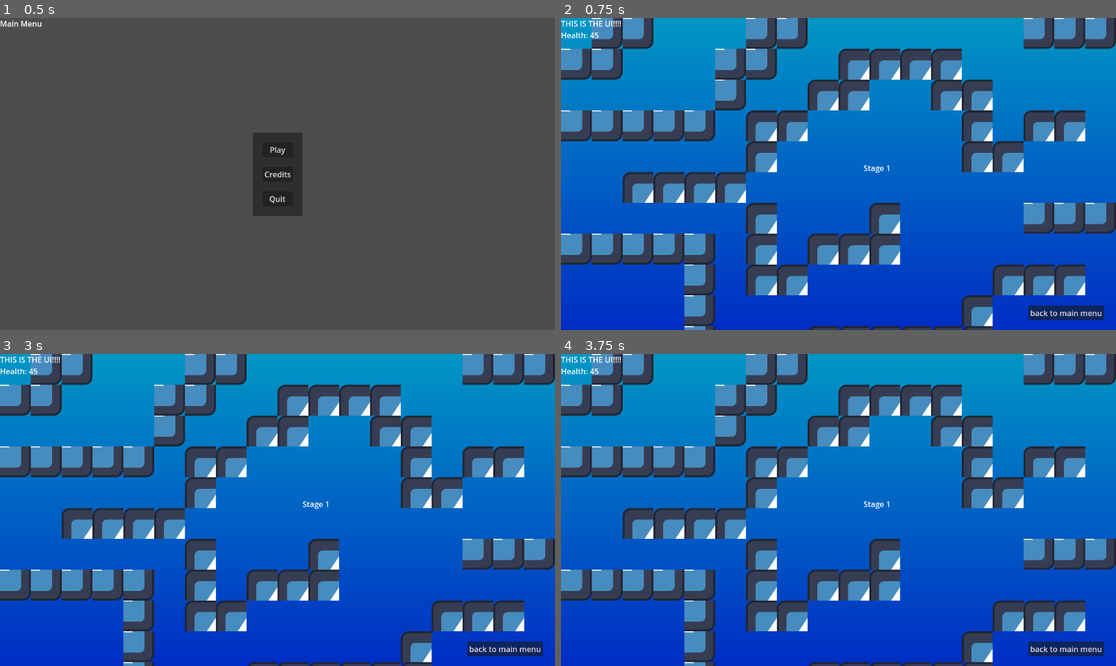
Above: before the commit, frames 1-4 (two rows, left to right).
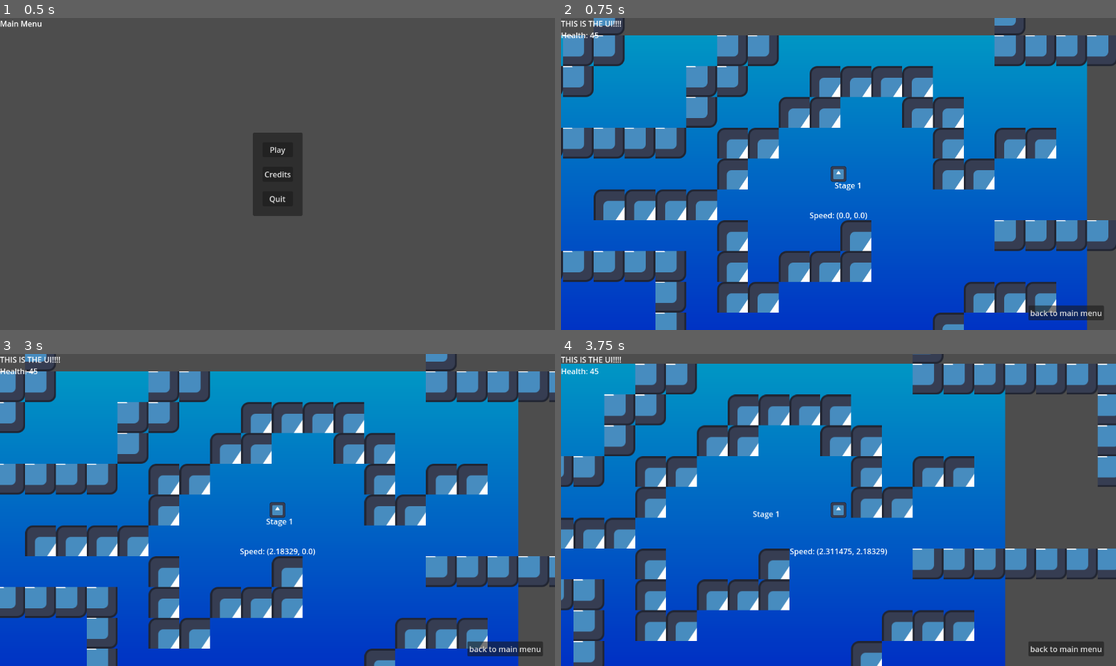
Above: after the commit, the same moments.

Repository: artmouse155/claw_or_nothing
Game: Godot game, scene res://Scenes/main.tscn
Two runs of this game, one before a commit and one after it. Both use one fixed random seed, a clock stepped at 60 frames per second and the inputs below. The engine's default icon, where the game draws it, is replaced by a stand-in: a white triangle on a blue panel in a dark square.
Inputs:
- Up to frame 1 (0.5 s): no input
- Up to frame 2 (0.75 s): click "Play" at 0.5 s
- Up to frame 3 (3 s): click "back to main menu" at 1.25 s; click "Play" at 2 s; tap Enter at 2.75 s; hold D (right, bound only after the commit) from 2.78 s (still down)
- Up to frame 4 (3.75 s): release D (right, bound only after the commit) at 3.53 s; hold S (down, bound only after the commit) from 3.53 s (still down)

Frame 1 is identical in both runs. In frame 2, 54% of the frame differs, in the area x 0-100%, y 0-100%; in frame 3, 55%; in frame 4, 62%.

Commit message:
Added a player controller
Added a player controller. Can't figure out how to make him bounce off the walls through.

Diff:
--- a/Scenes/Levels/stage_1.tscn
+++ b/Scenes/Levels/stage_1.tscn
@@ -1,7 +1,8 @@
-[gd_scene load_steps=7 format=4 uid="uid://cetlw0uaosmto"]
+[gd_scene load_steps=8 format=4 uid="uid://cetlw0uaosmto"]
 
-[ext_resource type="Script" path="res://Scripts/stage_1.gd" id="1_k66e7"]
+[ext_resource type="Script" path="res://Scripts/Levels/stage_1.gd" id="1_k66e7"]
 [ext_resource type="Texture2D" uid="uid://d24cly6dabh4t" path="res://Assets/icon.svg" id="2_y38gy"]
+[ext_resource type="PackedScene" uid="uid://gwuke0kpnb6q" path="res://Scenes/player_controller.tscn" id="3_it5ne"]
 
 [sub_resource type="Gradient" id="Gradient_rhfen"]
 colors = PackedColorArray(0, 0.179667, 0.77, 1, 0, 0.590333, 0.77, 1)
@@ -14,72 +15,17 @@
 texture = ExtResource("2_y38gy")
 texture_region_size = Vector2i(64, 64)
 0:0/0 = 0
+0:0/0/physics_layer_0/polygon_0/points = PackedVector2Array(-32, -32, 32, -32, 32, 32, -32, 32)
 1:0/0 = 0
-2:0/0 = 0
-3:0/0 = 0
-4:0/0 = 0
-5:0/0 = 0
-6:0/0 = 0
-7:0/0 = 0
+1:0/0/physics_layer_0/polygon_0/points = PackedVector2Array(-32, -32, 32, -32, 32, 32, -32, 32)
 0:1/0 = 0
+0:1/0/physics_layer_0/polygon_0/points = PackedVector2Array(-32, -32, 32, -32, 32, 32, -32, 32)
 1:1/0 = 0
-2:1/0 = 0
-3:1/0 = 0
-4:1/0 = 0
-5:1/0 = 0
-6:1/0 = 0
-7:1/0 = 0
-0:2/0 = 0
-1:2/0 = 0
-2:2/0 = 0
-3:2/0 = 0
-4:2/0 = 0
-5:2/0 = 0
-6:2/0 = 0
-7:2/0 = 0
-0:3/0 = 0
-1:3/0 = 0
-2:3/0 = 0
-3:3/0 = 0
-4:3/0 = 0
-5:3/0 = 0
-6:3/0 = 0
-7:3/0 = 0
-0:4/0 = 0
-1:4/0 = 0
-2:4/0 = 0
-3:4/0 = 0
-4:4/0 = 0
-5:4/0 = 0
-6:4/0 = 0
-7:4/0 = 0
-0:5/0 = 0
-1:5/0 = 0
-2:5/0 = 0
-3:5/0 = 0
-4:5/0 = 0
-5:5/0 = 0
-6:5/0 = 0
-7:5/0 = 0
-0:6/0 = 0
-1:6/0 = 0
-2:6/0 = 0
-3:6/0 = 0
-4:6/0 = 0
-5:6/0 = 0
-6:6/0 = 0
-7:6/0 = 0
-0:7/0 = 0
-1:7/0 = 0
-2:7/0 = 0
-3:7/0 = 0
-4:7/0 = 0
-5:7/0 = 0
-6:7/0 = 0
-7:7/0 = 0
+1:1/0/physics_layer_0/polygon_0/points = PackedVector2Array(-32, -32, 32, -32, 32, 32, -32, 32)
 
 [sub_resource type="TileSet" id="TileSet_euoc6"]
 tile_size = Vector2i(64, 64)
+physics_layer_0/collision_layer = 1
 sources/1 = SubResource("TileSetAtlasSource_1jvw3")
 
 [node name="Stage1" type="Control"]
@@ -111,3 +57,6 @@
 [node name="Tiles" type="TileMapLayer" parent="."]
 tile_map_data = PackedByteArray("AAACAAUAAQAAAAAAAAADAAUAAQAAAAAAAAAEAAUAAQAAAAAAAAAFAAUAAQAAAAAAAAAGAAYAAQAAAAAAAAAGAA …(1472 unchanged characters)…
 tile_set = SubResource("TileSet_euoc6")
+
+[node name="PlayerController" parent="." instance=ExtResource("3_it5ne")]
+position = Vector2(636, 288)
--- /dev/null
+++ b/Scenes/player_controller.tscn
@@ -0,0 +1,38 @@
+[gd_scene load_steps=5 format=3 uid="uid://gwuke0kpnb6q"]
+
+[ext_resource type="Texture2D" uid="uid://d24cly6dabh4t" path="res://Assets/icon.svg" id="1_ywgn7"]
+[ext_resource type="Script" path="res://Scripts/player_controller.gd" id="2_o1sq8"]
+
+[sub_resource type="PhysicsMaterial" id="PhysicsMaterial_pfuji"]
+friction = 0.0
+bounce = 1.0
+
+[sub_resource type="RectangleShape2D" id="RectangleShape2D_2a4jk"]
+size = Vector2(32, 32)
+
+[node name="PlayerController" type="RigidBody2D"]
+physics_material_override = SubResource("PhysicsMaterial_pfuji")
+gravity_scale = 0.0
+lock_rotation = true
+script = ExtResource("2_o1sq8")
+
+[node name="CollisionShape2D" type="CollisionShape2D" parent="."]
+shape = SubResource("RectangleShape2D_2a4jk")
+
+[node name="Sprite2D" type="Sprite2D" parent="."]
+scale = Vector2(0.25, 0.25)
+texture = ExtResource("1_ywgn7")
+
+[node name="Label" type="Label" parent="."]
+anchors_preset = 5
+anchor_left = 0.5
+anchor_right = 0.5
+offset_left = -33.0
+offset_top = 74.0
+offset_right = 33.0
+offset_bottom = 97.0
+grow_horizontal = 2
+text = "SPEED: 0"
+horizontal_alignment = 1
+
+[node name="Camera2D" type="Camera2D" parent="."]
--- /dev/null
+++ b/Scripts/player_controller.gd
@@ -0,0 +1,22 @@
+extends RigidBody2D
+
+const THRUST = 15
+const WATER_RESISTANCE = 3
+var velocity = Vector2.ZERO
+
+func _input(event):
+	pass
+
+func _physics_process(delta):
+	var a = Input.is_action_pressed
+	if a.call("left"):
+		velocity += (Vector2.LEFT * THRUST * delta)
+	if a.call("right"):
+		velocity += (Vector2.RIGHT * THRUST * delta)
+	if a.call("up"):
+		velocity += (Vector2.UP * THRUST * delta)
+	if a.call("down"):
+		velocity += (Vector2.DOWN * THRUST * delta)
+	velocity *= 1 - (WATER_RESISTANCE * delta)
+	move_and_collide(velocity)
+	$Label.text = "Speed: " + str(velocity)
--- a/project.godot
+++ b/project.godot
@@ -39,3 +39,27 @@
 "events": [Object(InputEventKey,"resource_local_to_scene":false,"resource_name":"","device":-1,"window_id":0,"alt_press …(195 unchanged characters)…
 ]
 }
+left={
+"deadzone": 0.5,
+"events": [Object(InputEventKey,"resource_local_to_scene":false,"resource_name":"","device":-1,"window_id":0,"alt_pressed":false,"shift_pressed":false,"ctrl_pressed":false,"meta_pressed":false,"pressed":false,"keycode":0,"physical_keycode":65,"key_label":0,"unicode":97,"location":0,"echo":false,"script":null)
+, Object(InputEventKey,"resource_local_to_scene":false,"resource_name":"","device":-1,"window_id":0,"alt_pressed":false,"shift_pressed":false,"ctrl_pressed":false,"meta_pressed":false,"pressed":false,"keycode":0,"physical_keycode":4194319,"key_label":0,"unicode":0,"location":0,"echo":false,"script":null)
+]
+}
+right={
+"deadzone": 0.5,
+"events": [Object(InputEventKey,"resource_local_to_scene":false,"resource_name":"","device":-1,"window_id":0,"alt_pressed":false,"shift_pressed":false,"ctrl_pressed":false,"meta_pressed":false,"pressed":false,"keycode":0,"physical_keycode":68,"key_label":0,"unicode":100,"location":0,"echo":false,"script":null)
+, Object(InputEventKey,"resource_local_to_scene":false,"resource_name":"","device":-1,"window_id":0,"alt_pressed":false,"shift_pressed":false,"ctrl_pressed":false,"meta_pressed":false,"pressed":false,"keycode":0,"physical_keycode":4194321,"key_label":0,"unicode":0,"location":0,"echo":false,"script":null)
+]
+}
+up={
+"deadzone": 0.5,
+"events": [Object(InputEventKey,"resource_local_to_scene":false,"resource_name":"","device":-1,"window_id":0,"alt_pressed":false,"shift_pressed":false,"ctrl_pressed":false,"meta_pressed":false,"pressed":false,"keycode":0,"physical_keycode":87,"key_label":0,"unicode":119,"location":0,"echo":false,"script":null)
+, Object(InputEventKey,"resource_local_to_scene":false,"resource_name":"","device":-1,"window_id":0,"alt_pressed":false,"shift_pressed":false,"ctrl_pressed":false,"meta_pressed":false,"pressed":false,"keycode":0,"physical_keycode":4194320,"key_label":0,"unicode":0,"location":0,"echo":false,"script":null)
+]
+}
+down={
+"deadzone": 0.5,
+"events": [Object(InputEventKey,"resource_local_to_scene":false,"resource_name":"","device":-1,"window_id":0,"alt_pressed":false,"shift_pressed":false,"ctrl_pressed":false,"meta_pressed":false,"pressed":false,"keycode":0,"physical_keycode":83,"key_label":0,"unicode":115,"location":0,"echo":false,"script":null)
+, Object(InputEventKey,"resource_local_to_scene":false,"resource_name":"","device":-1,"window_id":0,"alt_pressed":false,"shift_pressed":false,"ctrl_pressed":false,"meta_pressed":false,"pressed":false,"keycode":0,"physical_keycode":4194322,"key_label":0,"unicode":0,"location":0,"echo":false,"script":null)
+]
+}
Renamed: Scripts/stage_1.gd -> Scripts/Levels/stage_1.gd
